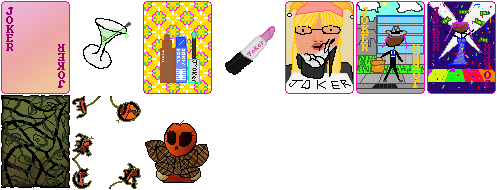
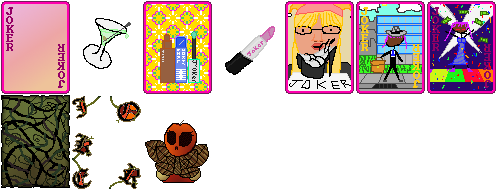
Layers edited between the first and the second 497px x 190px image:
painted on "jimbo in drag base joker copy" over bbox(1, 1, 70, 94)
painted on "lipstick background" over bbox(143, 1, 212, 94)
painted on "shoes" over bbox(285, 1, 354, 94)
painted on "dayjob" over bbox(356, 1, 425, 94)
painted on "nightclub" over bbox(427, 1, 496, 94)
